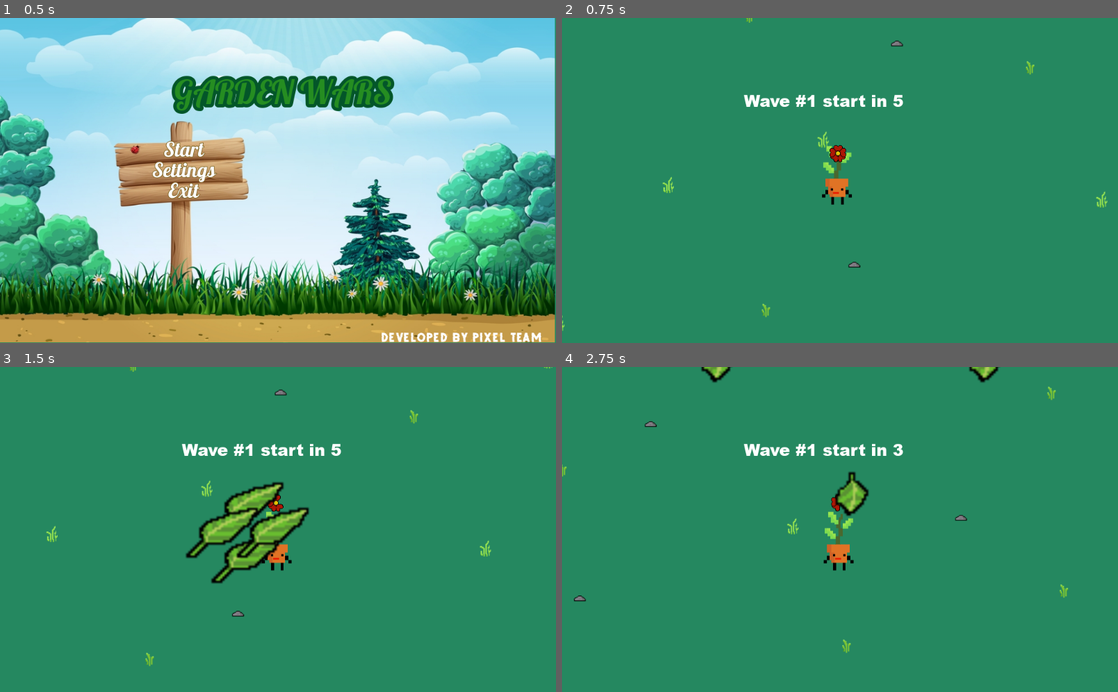
Above: before the commit, frames 1-4 (two rows, left to right).
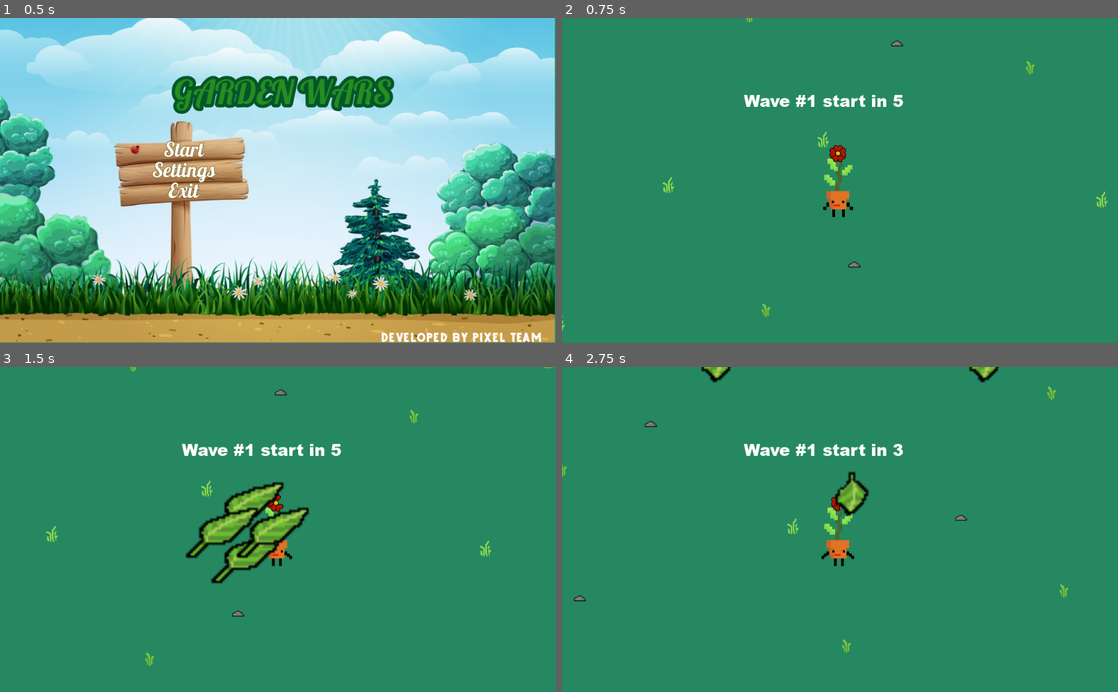
Above: after the commit, the same moments.

Repository: am-camila/Garden-Wars
Game: Godot game, scene res://models/Main/Main.tscn
The game is run twice, just before and just after one commit, with the same random seed, the same clock (stepped at 60 frames per second) and the same inputs.
Inputs:
- Up to frame 1 (0.5 s): no input
- Up to frame 2 (0.75 s): click "Start" at 0.5 s
- Up to frame 3 (1.5 s): tap Enter at 1.25 s; hold D (move_right) from 1.28 s (still down); tap F (special_attack) at 1.35 s
- Up to frame 4 (2.75 s): release D (move_right) at 2.03 s; hold S (move_down) from 2.03 s (still down); tap F (special_attack) at 2.1 s

Frame 1 is identical in both runs. In frame 2, 0.6% of the frame differs, in the area x 46-53%, y 39-62%; in frame 3, 0.2%; in frame 4, 0.5%.

Commit message:
Arreglo sprite de la maceta

Diff:
--- a/src/globals/settings/Settings.gd
+++ b/src/globals/settings/Settings.gd
@@ -43,5 +43,5 @@
 	AudioServer.set_bus_volume_db(0,SAVE.game_data.general_volumen)
 	AudioServer.set_bus_volume_db(1,SAVE.game_data.music_volumen)
 	AudioServer.set_bus_volume_db(2,SAVE.game_data.sfx_volumen)
-	emit_signal("change_blindness",SAVE.game_data.blindness)
-	emit_signal("change_blindness_intensity",SAVE.game_data.blindness_intensity)
+	#emit_signal("change_blindness",SAVE.game_data.blindness)
+	#emit_signal("change_blindness_intensity",SAVE.game_data.blindness_intensity)
--- a/src/models/Hud/Settings.gd
+++ b/src/models/Hud/Settings.gd
@@ -23,8 +23,8 @@
 	genera_bar.value = SAVE.game_data.general_volumen
 	music_bar.value = SAVE.game_data.music_volumen
 	sfx_bar.value = SAVE.game_data.sfx_volumen
-	blinghtness_btn.selected = SAVE.game_data.blindness
-	blinghtness_intensity.value = SAVE.game_data.blindness_intensity
+	#blinghtness_btn.selected = SAVE.game_data.blindness
+	#blinghtness_intensity.value = SAVE.game_data.blindness_intensity
 
 func _on_ModeOption_item_selected(index):
 	SETTINGS.change_display_mode(index)
--- a/src/models/Player/Player.tscn
+++ b/src/models/Player/Player.tscn
@@ -1,13 +1,12 @@
-[gd_scene load_steps=17 format=2]
+[gd_scene load_steps=16 format=2]
 
+[ext_resource path="res://assets/plant/pot/idle/Sprite-plant.png" type="Texture" id=1]
 [ext_resource path="res://Player.gd" type="Script" id=2]
 [ext_resource path="res://models/Player/PlayerProjectile.tscn" type="PackedScene" id=3]
 [ext_resource path="res://assets/songs/Fire1.ogg" type="AudioStream" id=4]
 [ext_resource path="res://assets/songs/Fire2.ogg" type="AudioStream" id=5]
 [ext_resource path="res://assets/songs/Special_Fire.wav" type="AudioStream" id=6]
 [ext_resource path="res://assets/songs/Cancel_special_fire.wav" type="AudioStream" id=7]
-[ext_resource path="res://assets/plant/pot/walk/Sprite-planta-walk-right2.png" type="Texture" id=9]
-[ext_resource path="res://assets/img/sprites/Sprite-planta-0009.png" type="Texture" id=10]
 [ext_resource path="res://assets/plant/pot/walk/Sprite-planta-walk-right1.png" type="Texture" id=11]
 [ext_resource path="res://assets/img/sprites/Sprite-planta-ojos-cerrados-0009.png" type="Texture" id=12]
 
@@ -18,7 +17,7 @@
 "name": "hit",
 "speed": 5.0
 }, {
-"frames": [ ExtResource( 10 ) ],
+"frames": [ ExtResource( 1 ) ],
 "loop": false,
 "name": "idle",
 "speed": 5.0
@@ -28,7 +27,7 @@
 "name": "powerup",
 "speed": 5.0
 }, {
-"frames": [ ExtResource( 9 ), ExtResource( 11 ) ],
+"frames": [ ExtResource( 11 ), ExtResource( 1 ) ],
 "loop": true,
 "name": "walk",
 "speed": 5.0
Binary file changed: src/assets/plant/pot/walk/Sprite-planta-walk-right1.png
Binary file removed: src/assets/plant/pot/walk/Sprite-planta-walk-right2.png
Not shown, removed: src/assets/plant/pot/walk/Sprite-planta-walk-right2.png.import
